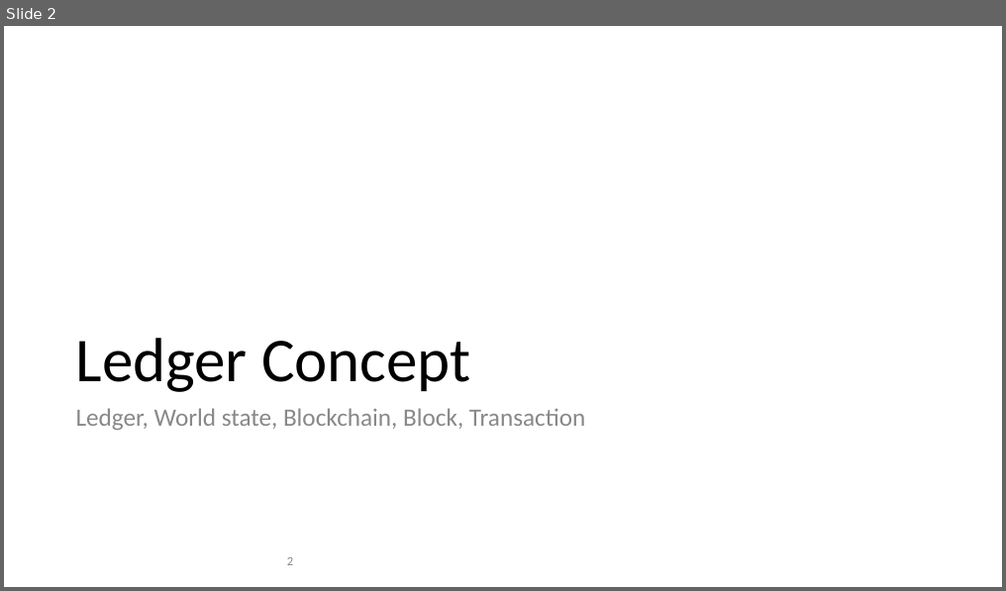
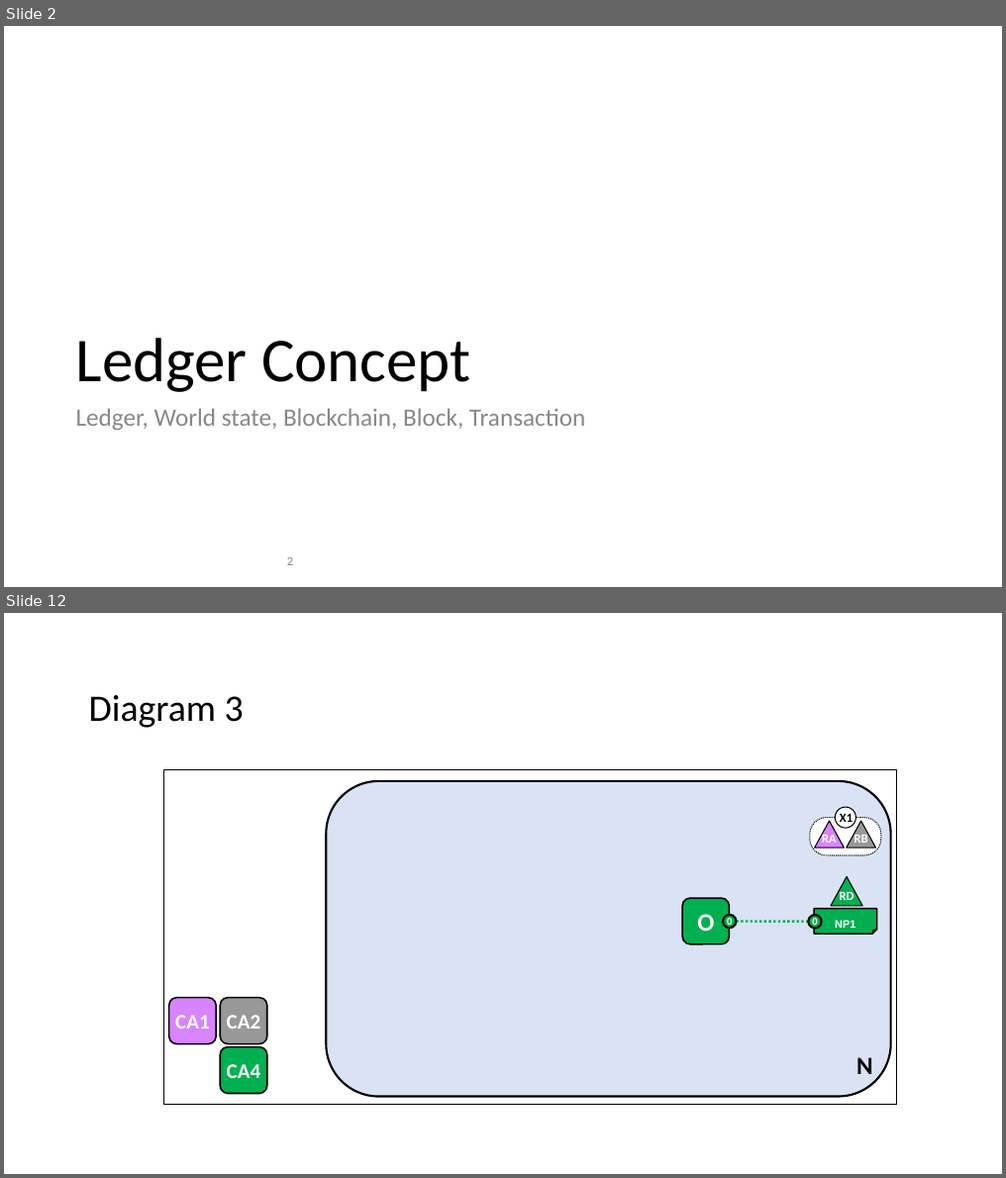
Before and after one commit to hyperledger/fabric, a slide deck: docs/source/diagrams/diagrams.pptx. Shown one above the other, each under a label of ours: slide 2 before the commit, slides 2 and 12 after it; the slides between them are not shown. The pictures are 1006x591 and 1006x1178 pixels, drawn with LibreOffice and Linux fonts; fonts in the diff are those of the drawing. Boxes give left, top, right and bottom in pixels: in the first picture for what was removed or moved away, otherwise in the second. Text is boxed around its words. In the diff, an @@ line names an element or a change of style, - is before the commit and + after.

```diff
--- a/docs/source/diagrams/diagrams.pptx
+++ b/docs/source/diagrams/diagrams.pptx
@@ slide 12 added at (x1=4, y1=613, x2=1002, y2=1174), background #FFFFFF @@
@@ text added at (x1=89, y1=695, x2=244, y2=728), 36 pt, text #000000 @@
+Diagram 3
@@ rectangle added at (x1=164, y1=770, x2=896, y2=1105), outline #000000 1 pt @@
@@ rounded rectangle added at (x1=326, y1=781, x2=891, y2=1096), fill #DAE3F3, outline #000000 2 pt @@
@@ group added at (x1=810, y1=807, x2=881, y2=856): 2 triangles, 1 rounded rectangle, 1 ellipse @@
+RA
+RB
+X1
@@ triangle added at (x1=832, y1=876, x2=863, y2=906), fill #00B050, outline #000000 1 pt, 12 pt, text #FFFFFF, bold @@
+RD
@@ rounded rectangle added at (x1=682, y1=898, x2=729, y2=945), fill #00B050, outline #000000 1.5 pt, 24 pt, text #FFFFFF, bold @@
+O
@@ folded corner added at (x1=814, y1=909, x2=877, y2=934), fill #00B050, outline #000000 1.5 pt, 18 pt, text #FFFFFF, bold @@
+NP1
@@ ellipse added at (x1=723, y1=915, x2=737, y2=928), fill #00B050, outline #000000 2 pt, 10 pt, text #FFFFFF, bold @@
+0
@@ line added from (737, 922) to (809, 922), #00B050 2.25 pt dashed @@
@@ ellipse added at (x1=809, y1=915, x2=823, y2=928), fill #00B050, outline #000000 2 pt, 10 pt, text #FFFFFF, bold @@
+0
@@ rounded rectangle added at (x1=168, y1=998, x2=216, y2=1045), fill #D883FF, outline #000000 1.5 pt, 20 pt, text #FFFFFF, bold @@
+CA1
@@ rounded rectangle added at (x1=221, y1=998, x2=267, y2=1045), fill #989898, outline #000000 1.5 pt, 20 pt, text #FFFFFF, bold @@
+CA2
@@ rounded rectangle added at (x1=221, y1=1048, x2=267, y2=1093), fill #00B050, outline #000000 1.5 pt, 20 pt, text #FFFFFF, bold @@
+CA4
@@ text added at (x1=856, y1=1058, x2=873, y2=1074), 24 pt, text #000000, bold @@
+N
```
Also in this commit, not shown: 6 slides changed, 16 other slides added, 19 slides removed, 17 other files.
